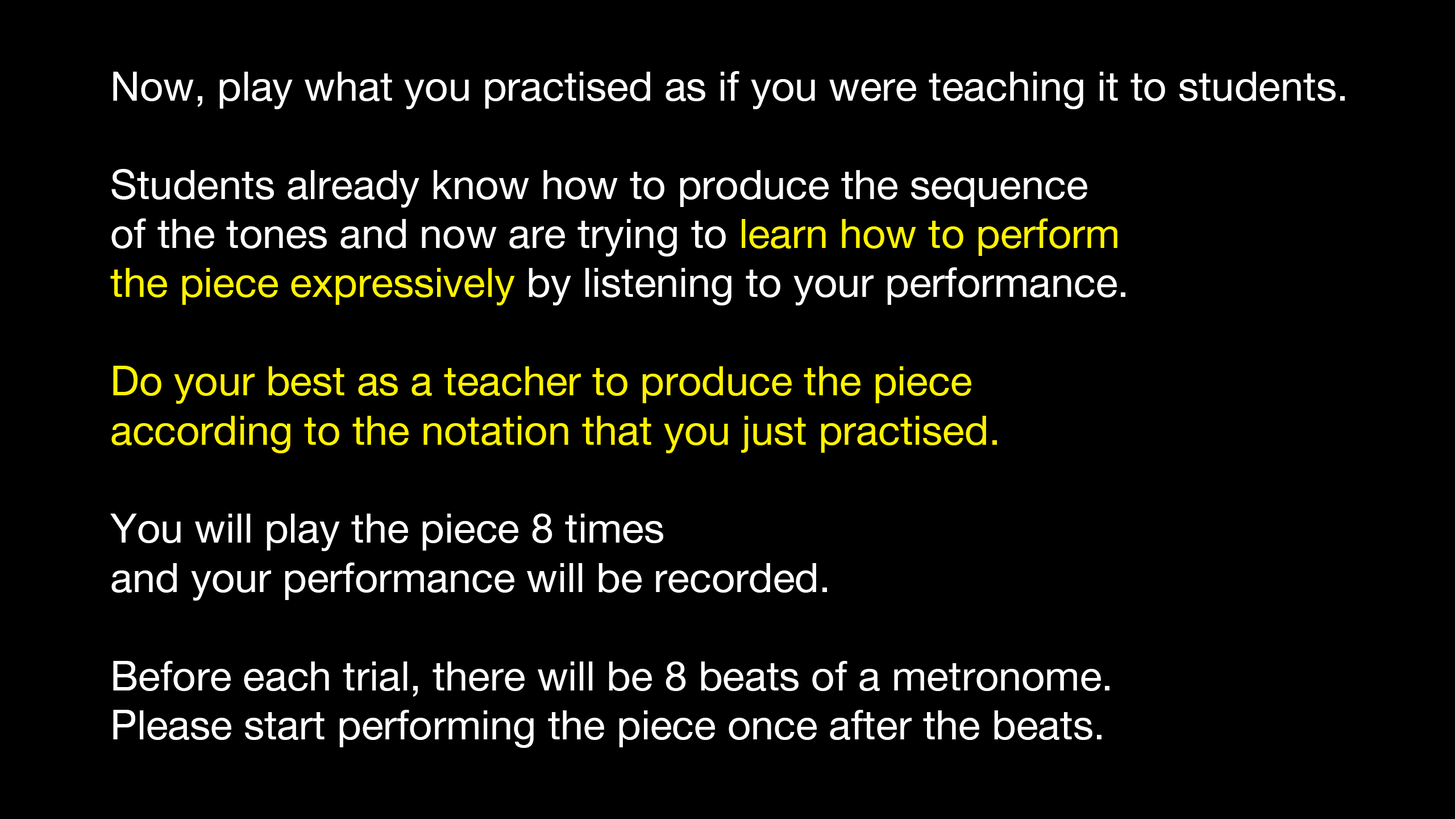
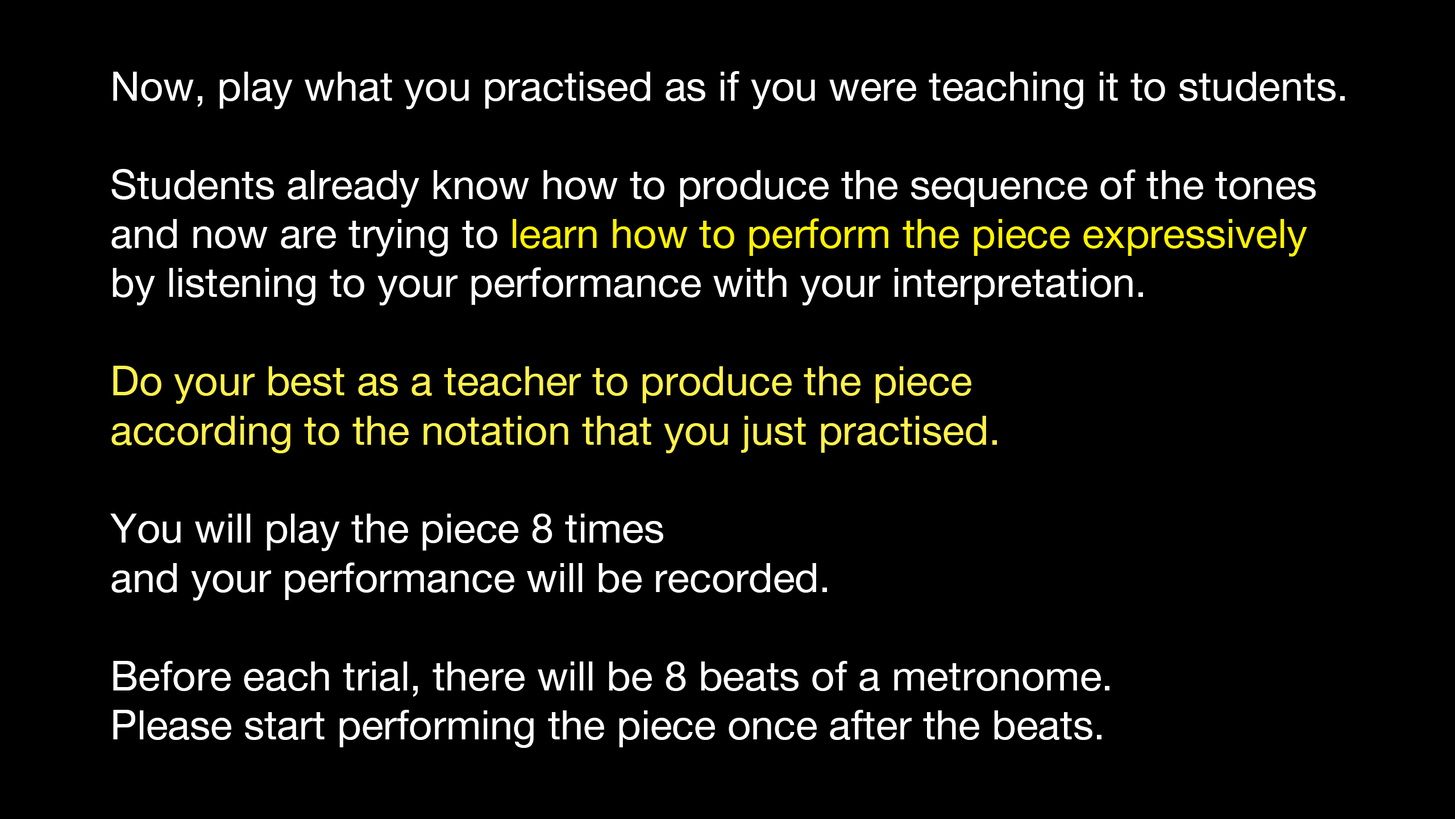
Layers edited between the first and the second w=1455, h=819 image:
painted on "Now, play what you practised as if you were teaching it to stud" over [110, 169, 1317, 454]
